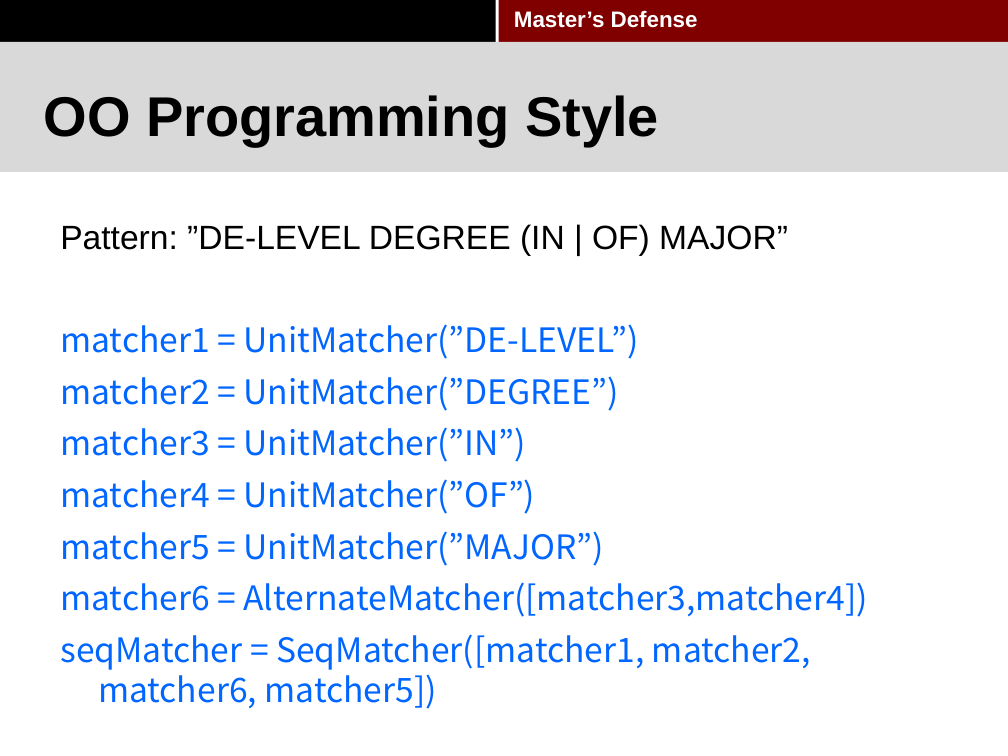
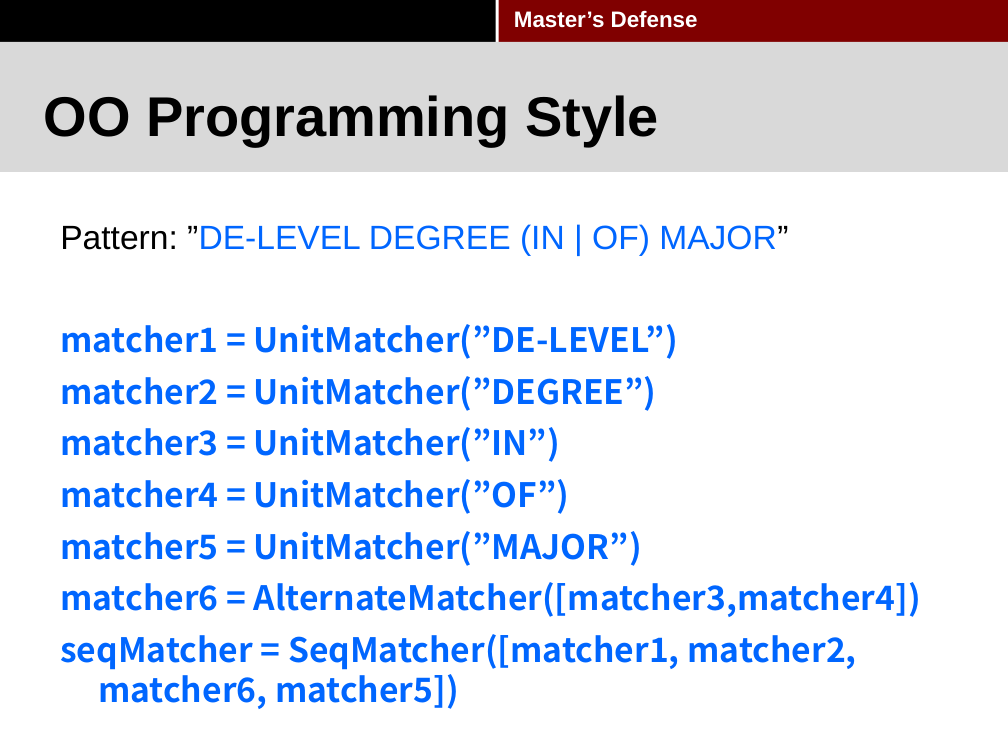
Before and after one commit to pkushiqiang/thesis, a slide deck: slide 44 of media/Master's thesis-2.pptx. Drawn at 1008x756 pixels with LibreOffice and Linux fonts; fonts in the diff are those of the drawing; background and template pictures are left out. Boxes give left, top, right and bottom in pixels: in the first picture for what was removed or moved away, otherwise in the second. Text is boxed around its words. In the diff, an @@ line names an element or a change of style, - is before the commit and + after.

```diff
--- a/media/Master's thesis-2.pptx
+++ b/media/Master's thesis-2.pptx
@@ text "Pattern: ”DE-LEVEL DEGREE (IN | ..." at bbox=[60, 224, 921, 709]: text colour #000000 to #0066FF in "”DE-LEVEL DEGREE (IN | OF) MAJOR”"; bold on in "matcher1 = UnitMatcher(”DE-LEVEL”)", "matcher2 = UnitMatcher(”DEGREE”)", "matcher3 = UnitMatcher(”IN”)", "matcher4 = UnitMatcher(”OF”)" and 3 more places @@
```
Also in this commit, not shown: 6 other slides changed.
